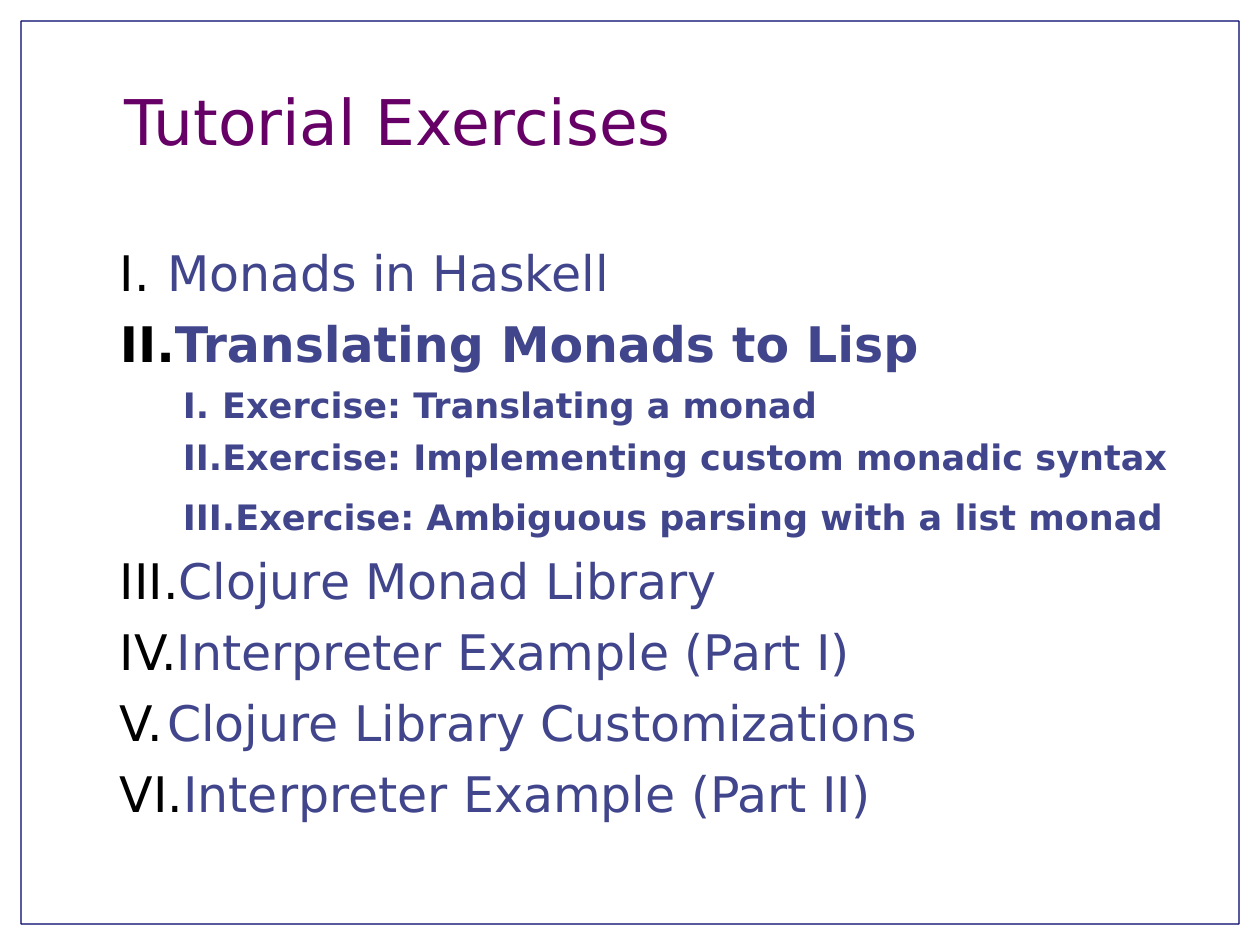
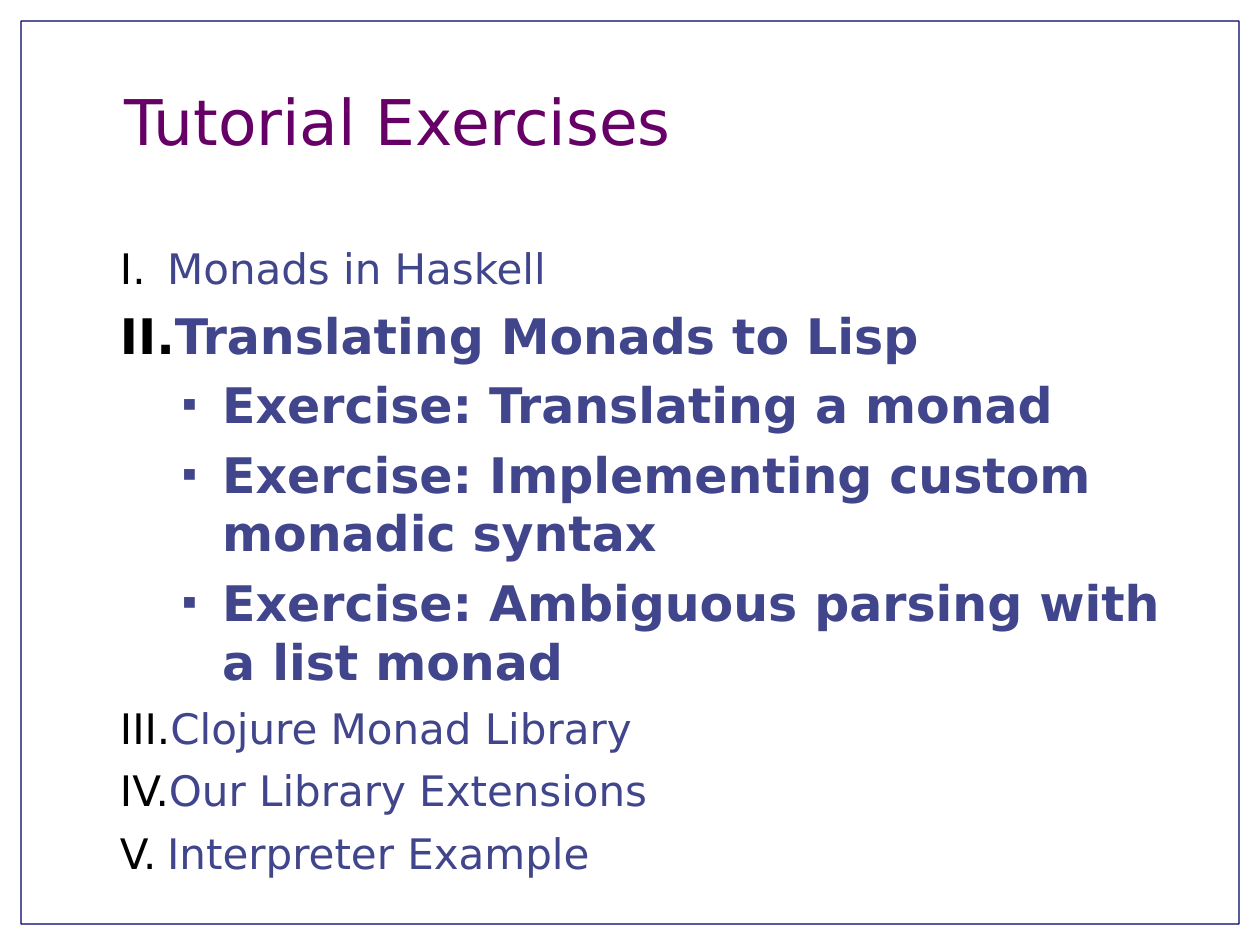
Before and after one commit to jnewbern/monad-tutorial, a slide deck: slide 5 of slides/TutorialOverview.odp. Drawn at 1260x945 pixels with LibreOffice and Linux fonts; fonts in the diff are those of the drawing. Boxes give left, top, right and bottom in pixels: in the first picture for what was removed or moved away, otherwise in the second. Text is boxed around its words. In the diff, an @@ line names an element or a change of style, - is before the commit and + after.

```diff
--- a/slides/TutorialOverview.odp
+++ b/slides/TutorialOverview.odp
@@ text at (x1=120, y1=252, x2=1159, y2=753): size 28 to 24 pt in "Monads in Haskell", "Clojure Monad Library"; size 20 to 28 pt in "Exercise: Translating a monad", "Exercise: Implementing custom monadic syntax", "Exercise: Ambiguous parsing with a list monad"; bullet I. to ■ @@
@@ text at (x1=120, y1=774, x2=647, y2=878): text changed; size 28 to 24 pt @@
-IV. Interpreter Example (Part I)
-V. Clojure Library Customizations
-VI. Interpreter Example (Part II)
+IV. Our Library Extensions
+V. Interpreter Example
```
Also in this commit, not shown: 4 other slides changed.
